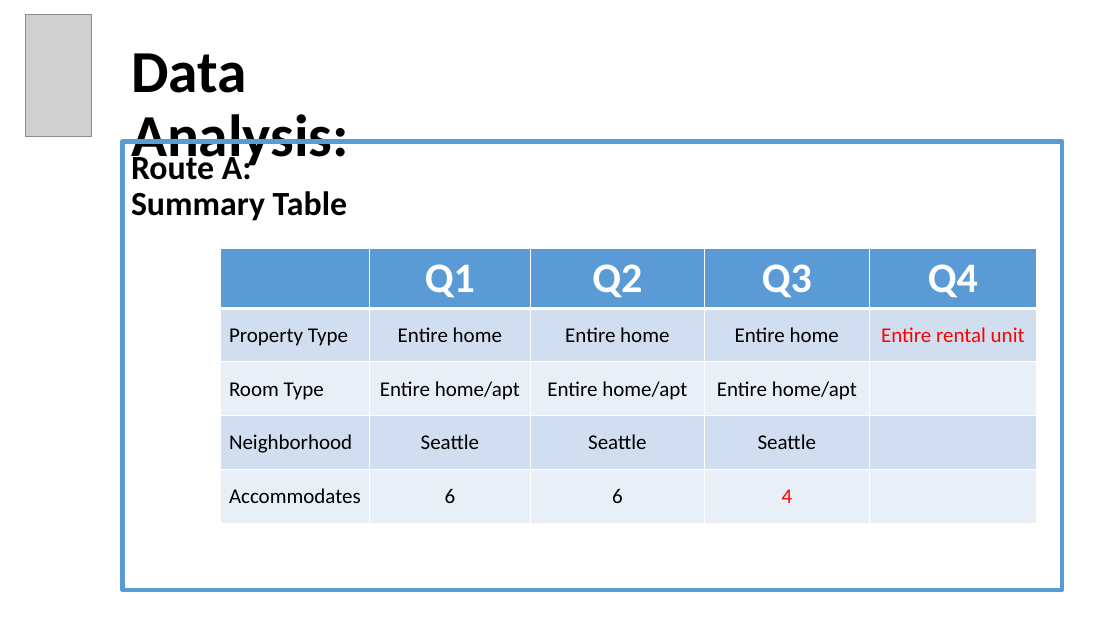
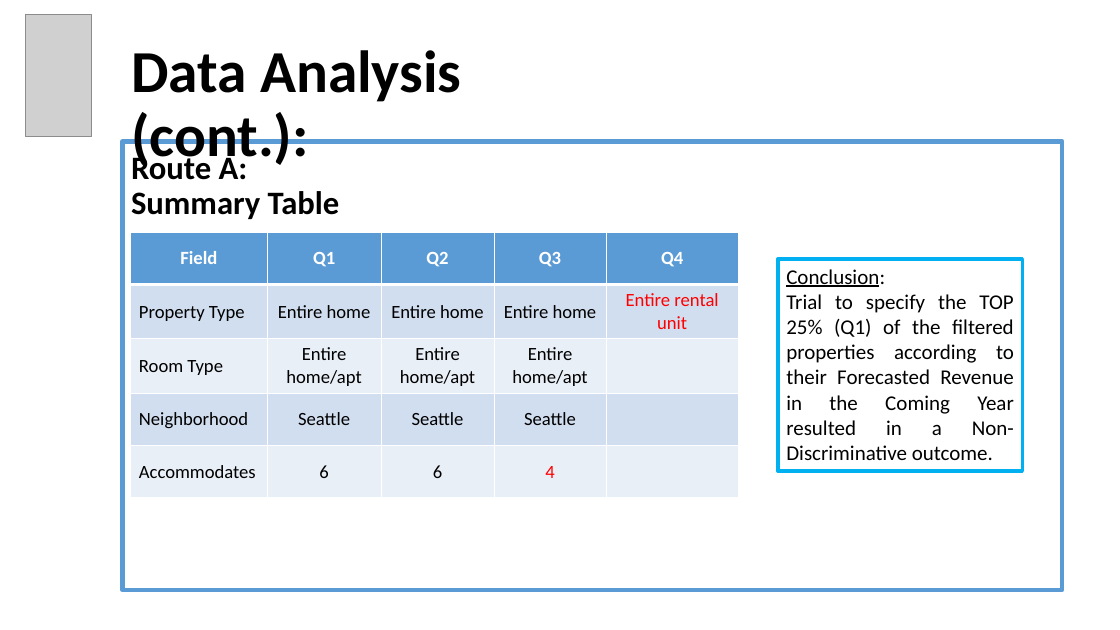
Before and after one commit to OdedMark/DataAnalystCourseFinalProject, a slide deck: slide 11 of Final Project Data Analyst Program Hebrew University of Jerusalem.pptx (slide 9 before the commit). Drawn at 1120x630 pixels with LibreOffice and Linux fonts; fonts in the diff are those of the drawing; grey boxes stand for pictures. Boxes give left, top, right and bottom in pixels: in the first picture for what was removed or moved away, otherwise in the second. Text is boxed around its words. In the diff, an @@ line names an element or a change of style, - is before the commit and + after.

```diff
--- a/Final Project Data Analyst Program Hebrew University of Jerusalem.pptx
+++ b/Final Project Data Analyst Program Hebrew University of Jerusalem.pptx
@@ title at (x1=131, y1=50, x2=462, y2=171): text changed @@
-Data Analysis:
+Data Analysis (cont.):
@@ text "Route A:" at (x1=131, y1=153, x2=340, y2=219): size 29 to 28 pt @@
@@ table at (x1=130, y1=232, x2=738, y2=497) @@
-row 1, column 1: 
+row 1, column 1: Field
@@ size 36 to 16 pt in "Q1", "Q2", "Q3", "Q4" @@
@@ size 18 to 16 pt @@
@@ table resized from (x1=221, y1=249, x2=1038, y2=523) to (x1=130, y1=232, x2=738, y2=497) @@
@@ rectangle added at (x1=778, y1=259, x2=1023, y2=471), outline #00B0F0 3 pt, 18 pt, text #000000 @@
+Conclusion:
+Trial to specify the TOP 25% (Q1) of the filtered properties according to their Forecasted Revenue in the Coming Year resulted in a Non-Discriminative outcome.
```
Also in this commit, not shown: 11 other slides changed, 3 slides added.
